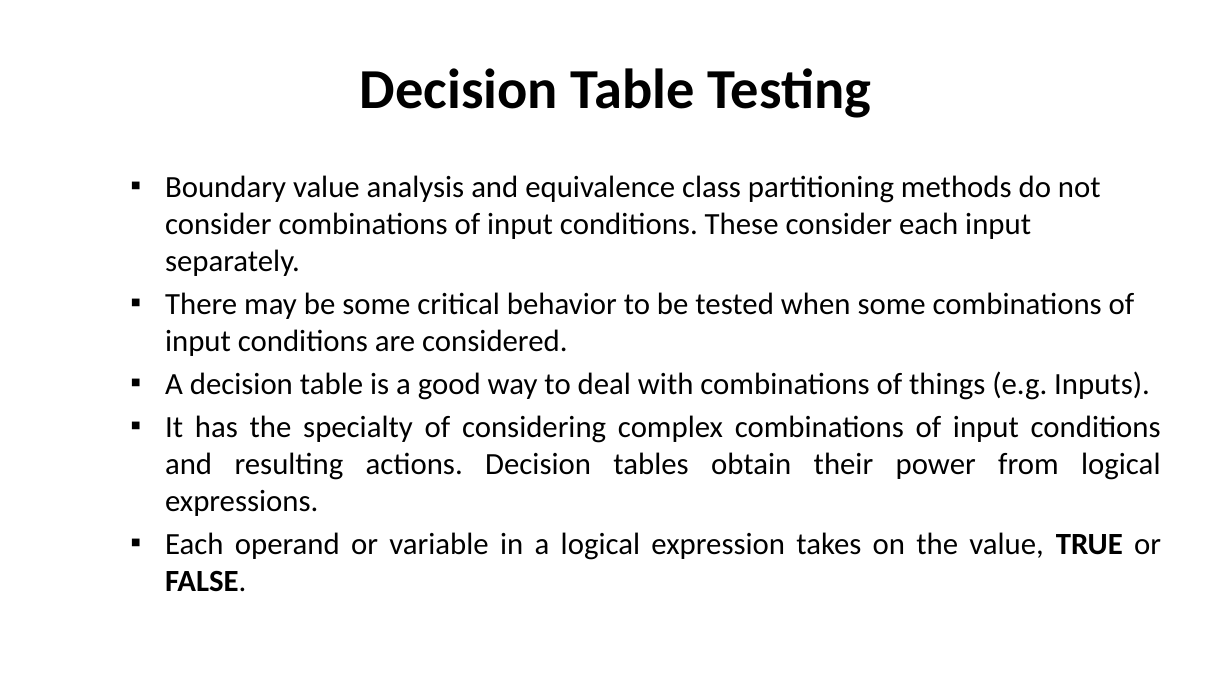
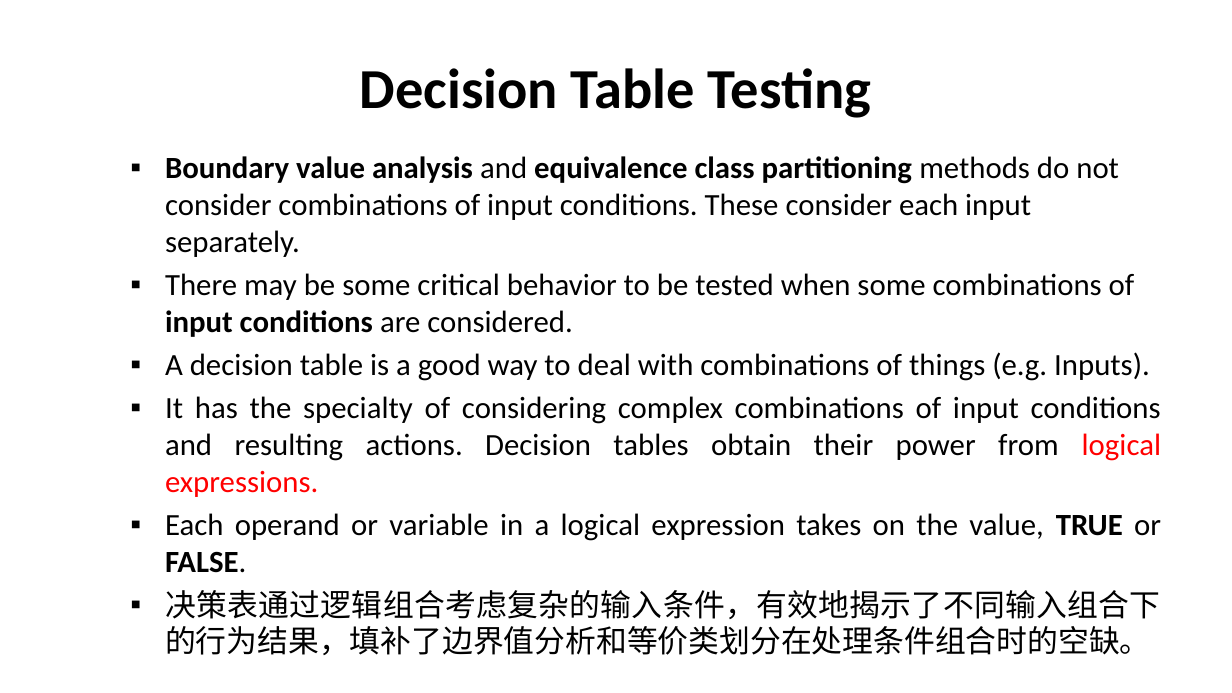
Before and after one commit to nashurgessa/Software-Testing-batch-2022-23, a slide deck: slide 2 of slides/L10 Decision_Table.pptx. Drawn at 1232x693 pixels with LibreOffice and Linux fonts; fonts in the diff are those of the drawing. Boxes give left, top, right and bottom in pixels: in the first picture for what was removed or moved away, otherwise in the second. Text is boxed around its words. In the diff, an @@ line names an element or a change of style, - is before the commit and + after.

```diff
--- a/slides/L10 Decision_Table.pptx
+++ b/slides/L10 Decision_Table.pptx
@@ text "Boundary value analysis and equivalence ...": place and size @@
-text "Boundary value analysis and equivalence ..." at bbox=[165, 175, 1161, 592]
+text "Boundary value analysis and equivalence ..." at bbox=[165, 156, 1161, 655]
@@ text at bbox=[165, 156, 1161, 497]: bold on in "Boundary value analysis equivalence class partitioning", "input conditions"; text colour #000000 to #FF0000 in "logical expressions." @@
@@ text at bbox=[165, 590, 1160, 655]: paragraph added @@
+▪ 决策表通过逻辑组合考虑复杂的输入条件，有效地揭示了不同输入组合下的行为结果，填补了边界值分析和等价类划分在处理条件组合时的空缺。
```
Also in this commit, not shown: 4 other slides changed, 1 slide added, 17 other files.
